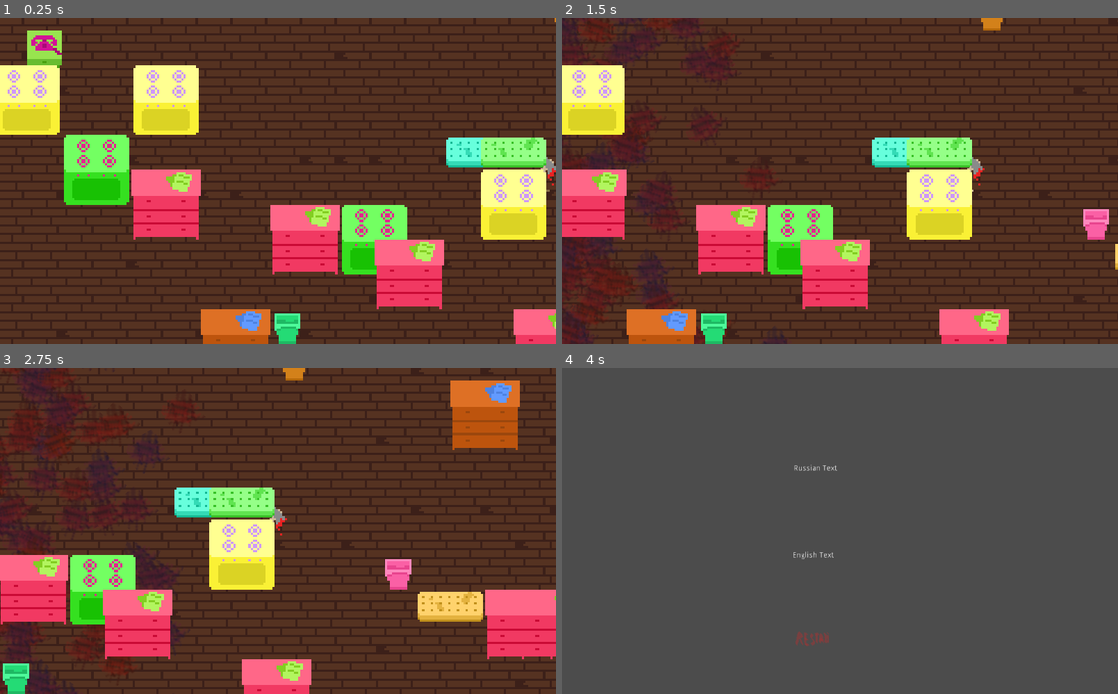
Above: before the commit, frames 1-4 (two rows, left to right).
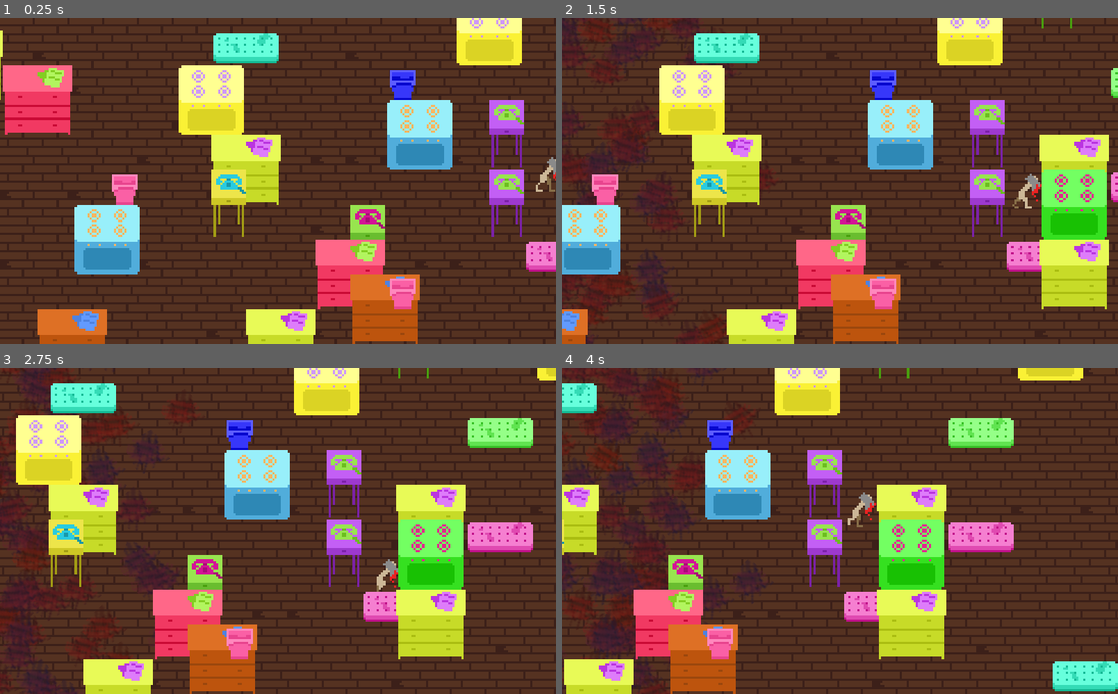
Above: after the commit, the same moments.

Repository: simonmnash/CrimeAndPunishmentTheBookTheGame
Game: Godot game, scene res://GameWorld.tscn
Two runs of this game, one before a commit and one after it. Both use one fixed random seed, a clock stepped at 60 frames per second and the inputs below.
Inputs:
- Up to frame 1 (0.25 s): no input
- Up to frame 2 (1.5 s): hold D (right) 0.53-1.28 s; tap Space (dash) at 0.6, 1.35 s; hold S (down) from 1.28 s (still down)
- Up to frame 3 (2.75 s): release S (down) at 2.03 s; hold D (right) from 2.03 s (still down); tap Space (dash) at 2.1 s
- Up to frame 4 (4 s): release D (right) at 2.78 s; hold W (up) 2.78-3.53 s; tap Space (dash) at 2.85, 3.6 s; hold A (left) from 3.53 s (still down)

The runs differ from the first frame. In frame 1, 48% of the frame differs, in the area x 0-100%, y 0-100%; in frame 2, 46%; in frame 3, 48%; in frame 4, 100%.
Error before the commit: Parse Error: Expected ')' in expression (res://Eye.gd:19)

Commit message:
HAHAHAHA

Diff:
--- a/Eye.gd
+++ b/Eye.gd
@@ -1,20 +1,22 @@
 extends AnimatedSprite
 
-# Declare member variables here. Examples:
-# var a = 2
-# var b = "text"
-var rot_dir = PI/2
+var rot_dir = PI/4
+var looking_vector = Vector2(100, 100)
 
 func _ready():
-	#$Line2D.points = [global_position - position, global_position - position +Vector2(50, 50)]
 	pass
 
 func _physics_process(delta):
 	#$Line2D.rotate(rot_dir*delta)
+	looking_vector = looking_vector.rotated(delta * rot_dir)
 	var space_state = get_world_2d().direct_space_state
 	# use global coordinates, not local to node
-	var result = space_state.intersect_ray(global_position, global_position+Vector2(100, 100))
+	var result = space_state.intersect_ray(global_position, global_position+looking_vector)
+	# Set the line length based on the result of the ray intersection.
 	if result:
-		print("Hit at point: ", result.position)
-		$Line2D.points = (global_position, global_position+Vector2(100, 100))
-		$Line2D.show()
+		if result.collider.name == "AlexanderCrimovich":
+			get_parent().alexander_has_been_spotted_by(self)
+			print("Hit at point: ", result.position)
+		$Line2D.points = [0,  result.position - position]
+	else:
+		$Line2D.points = [0,  looking_vector]
--- a/Eye.tscn
+++ b/Eye.tscn
@@ -13,11 +13,13 @@
 "speed": 5.0
 } ]
 
-[node name="EyeSprite" type="AnimatedSprite"]
+[node name="Eye" type="AnimatedSprite"]
 position = Vector2( 710.822, 351.179 )
 frames = SubResource( 1 )
 animation = "blink"
 script = ExtResource( 4 )
 
 [node name="Line2D" type="Line2D" parent="."]
+width = 1.0
+default_color = Color( 0.0745098, 0.603922, 0.184314, 1 )
 texture_mode = 183980592
--- a/GameWorld.gd
+++ b/GameWorld.gd
@@ -10,3 +10,8 @@
 func start_game_loss():
 	#Placeholder for loss screen/restart
 	get_tree().change_scene("res://LoseScreen.tscn")
+
+# Randomly starting to use type annotation move than halfway through the project.
+#
+func alexander_has_been_spotted_by(spotting_eye: AnimatedSprite):
+	$Camera2D.camera_speed += 1
--- a/GameWorld.tscn
+++ b/GameWorld.tscn
@@ -3,9 +3,9 @@
 [ext_resource path="res://GameWorld.gd" type="Script" id=1]
 [ext_resource path="res://TileMaps/Floor.tscn" type="PackedScene" id=2]
 [ext_resource path="res://AlexanderCrimovich.tscn" type="PackedScene" id=3]
-[ext_resource path="res://TileMaps/Furniture.tscn" type="PackedScene" id=4]
+[ext_resource path="res://Eye.tscn" type="PackedScene" id=4]
 [ext_resource path="res://MainCamera.tscn" type="PackedScene" id=5]
-[ext_resource path="res://Eye.tscn" type="PackedScene" id=6]
+[ext_resource path="res://TileMaps/Furniture.tscn" type="PackedScene" id=6]
 
 [node name="GameWorld" type="Node2D"]
 script = ExtResource( 1 )
@@ -17,12 +17,18 @@
 position = Vector2( -48.3057, 129.525 )
 speed = 0.7
 
-[node name="Furniture" parent="." instance=ExtResource( 4 )]
-cell_quadrant_size = 32
-randomize_furniture = false
+[node name="ExampleEye" parent="." instance=ExtResource( 4 )]
+position = Vector2( 370.641, 125.314 )
+
+[node name="ExampleEye2" parent="." instance=ExtResource( 4 )]
+position = Vector2( 639.917, 187.99 )
+
+[node name="ExampleEye3" parent="." instance=ExtResource( 4 )]
+position = Vector2( 631.405, 62.6376 )
 
 [node name="Camera2D" parent="." instance=ExtResource( 5 )]
 position = Vector2( -5.57904, 131.107 )
 
-[node name="EyeSprite" parent="." instance=ExtResource( 4 )]
+[node name="Furniture" parent="." instance=ExtResource( 6 )]
 position = Vector2( 211.298, 125.984 )
+tile_data = PoolIntArray( 262144, 0, 0 )
--- a/MainCamera.gd
+++ b/MainCamera.gd
@@ -1,6 +1,6 @@
 extends Camera2D
 
-export var camera_speed = 50
+export var camera_speed = 30
 
 onready var player = get_parent().get_node("AlexanderCrimovich")
 
--- a/MainCamera.tscn
+++ b/MainCamera.tscn
@@ -39,4 +39,5 @@
 [node name="CollisionShape2D" type="CollisionShape2D" parent="TheGuilt/Area2D"]
 position = Vector2( 83.5089, 3.34036 )
 shape = SubResource( 2 )
+
 [connection signal="body_entered" from="TheGuilt/Area2D" to="." method="_on_Area2D_body_entered"]
